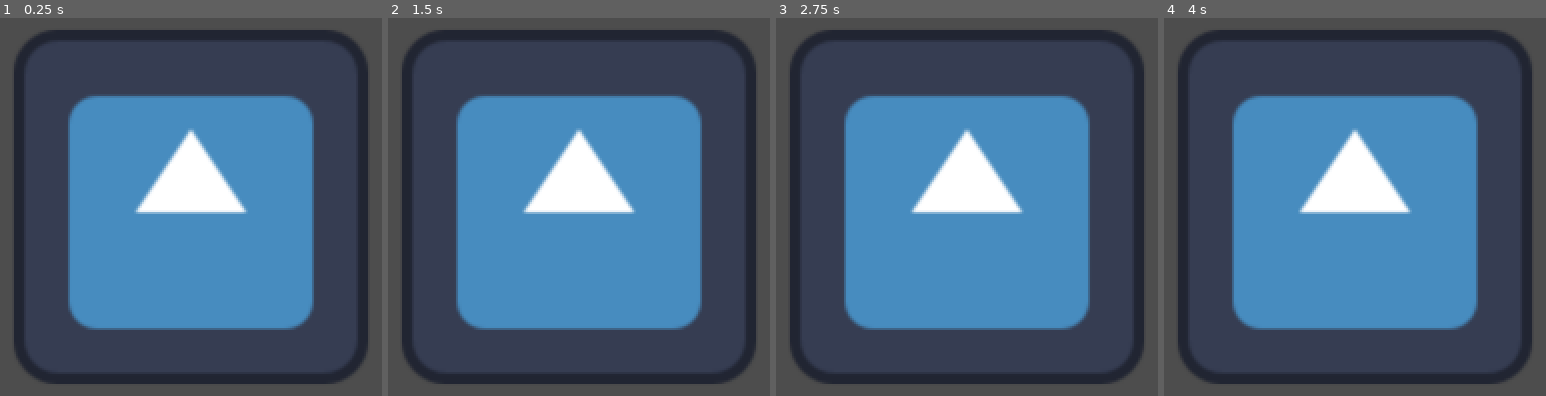
Above: before the commit, frames 1-4 (left to right).
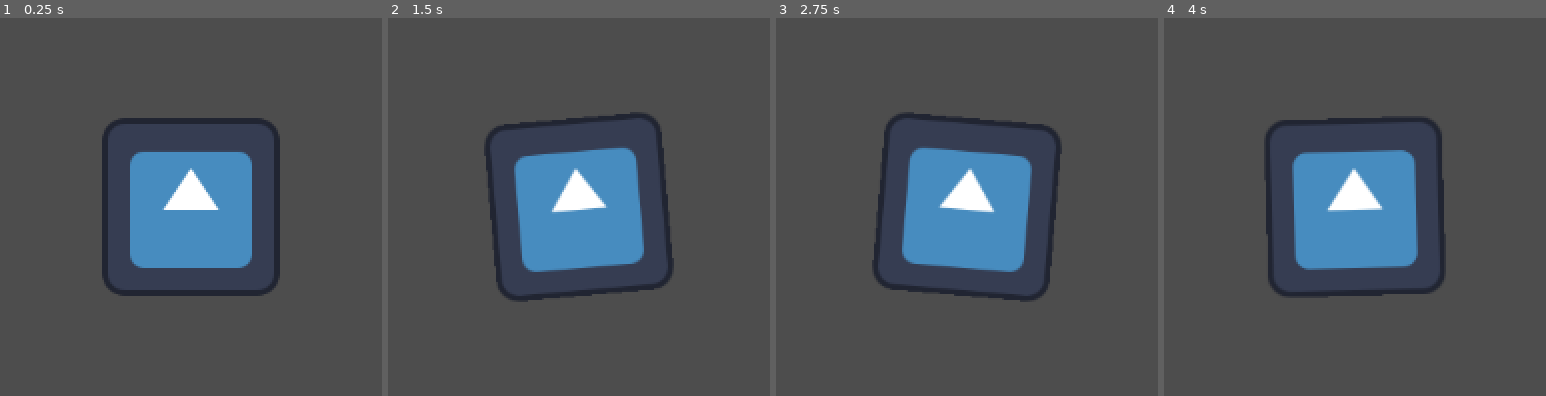
Above: after the commit, the same moments.

Repository: BirdOfAsh/SystemPrototyping
Game: Godot game, scene res://Effect Components/Scenes/effect_test_scene.tscn
Two runs of this game, one before a commit and one after it. Both use one fixed random seed, a clock stepped at 60 frames per second and the inputs below. The project has no main scene, so this scene is started directly. The engine's default icon, where the game draws it, is replaced by a stand-in: a white triangle on a blue panel in a dark square.
Inputs (mouse positions are in pixels of both pictures, inside the frame that each line leads up to):
- Up to frame 1 (0.25 s): no input
- Up to frame 2 (1.5 s): click (579, 207) at 0.5 s; click (579, 207) at 1.25 s
- Up to frame 3 (2.75 s): click (967, 207) at 2 s
- Up to frame 4 (4 s): tap Enter at 2.75 s; move the mouse to (outside the picture) at 2.77 s; move the mouse to (outside the picture) at 3.52 s

The runs differ from the first frame. In frame 1, 43% of the frame differs, in the area x 3-97%, y 3-97%; in frame 2, 44%; in frame 3, 44%; in frame 4, 44%.

Commit message:
Fixed stacking tweens for inactive parameters

Diff:
--- a/Effect Components/Scenes/effect_test_scene.tscn
+++ b/Effect Components/Scenes/effect_test_scene.tscn
@@ -51,7 +51,6 @@
 end_position = Vector2(-300, 200)
 start_rotation = 90.0
 end_rotation = -90.0
-loop = true
 trans_type = 7
 ease_type = 2
 tween_duration = 1.2
@@ -80,17 +79,26 @@
 offset_bottom = 64.0
 grow_horizontal = 2
 grow_vertical = 2
-scale = Vector2(2, 2)
 pivot_offset_ratio = Vector2(0.5, 0.5)
 texture_normal = ExtResource("2_p3a1m")
 
-[node name="ButtonEffectHover" type="Node" parent="TextureButton" unique_id=1449028917 node_paths=PackedStringArray("affected_node")]
+[node name="ButtonEffect2" type="Node" parent="TextureButton" unique_id=1449028917 node_paths=PackedStringArray("affected_node")]
 script = ExtResource("4_xb61r")
 button_effect_type = 4
 affected_node = NodePath("..")
-start_scale = Vector2(2, 2)
-end_scale = Vector2(1, 1)
+start_scale = Vector2(1, 1)
+end_scale = Vector2(1.5, 1.5)
 trans_type = 9
 ease_type = 2
 tween_duration = 0.1
 metadata/_custom_type_script = "uid://mbemlabsnfms"
+
+[node name="ButtonEffect" type="Node" parent="TextureButton" unique_id=645877214 node_paths=PackedStringArray("affected_node")]
+script = ExtResource("4_xb61r")
+affected_node = NodePath("..")
+start_rotation = 5.0
+end_rotation = -5.0
+loop = true
+trans_type = 6
+ease_type = 2
+metadata/_custom_type_script = "uid://mbemlabsnfms"
--- a/Effect Components/Scripts/Effects/control_node_effect.gd
+++ b/Effect Components/Scripts/Effects/control_node_effect.gd
@@ -79,52 +79,57 @@
 		tween.set_loops()
 
 	# Tween the positions if not default
-	tween.tween_property(
-		affected_node,
-		"position:x",
-		end_position.x if end_position.x != INF else affected_node.position.x,
-		tween_duration
-		).from(
-			start_position.x if start_position.x != INF else affected_node.position.x
-			)
-	tween.tween_property(
-		affected_node,
-		"position:y",
-		end_position.y if end_position.y != INF else affected_node.position.y,
-		tween_duration
-		).from(
-			start_position.y if start_position.y != INF else affected_node.position.y
-			)
+	if start_position.x != end_position.x:
+		tween.tween_property(
+			affected_node,
+			"position:x",
+			end_position.x if end_position.x != INF else affected_node.position.x,
+			tween_duration
+			).from(
+				start_position.x if start_position.x != INF else affected_node.position.x
+				)
+	if start_position.y != end_position.y:
+		tween.tween_property(
+			affected_node,
+			"position:y",
+			end_position.y if end_position.y != INF else affected_node.position.y,
+			tween_duration
+			).from(
+				start_position.y if start_position.y != INF else affected_node.position.y
+				)
 
 	# Tween the rotation if not default
-	tween.tween_property(
-		affected_node,
-		"rotation_degrees",
-		end_rotation if end_rotation != INF else affected_node.rotation_degrees,
-		tween_duration
-		).from(
-			start_rotation if start_rotation != INF else affected_node.rotation_degrees
-			)
+	if start_rotation != end_rotation:
+		tween.tween_property(
+			affected_node,
+			"rotation_degrees",
+			end_rotation if end_rotation != INF else affected_node.rotation_degrees,
+			tween_duration
+			).from(
+				start_rotation if start_rotation != INF else affected_node.rotation_degrees
+				)
 
 	# Tween the scale if not default
-	tween.tween_property(
-		affected_node,
-		"scale:x",
-		end_scale.x if end_scale.x != INF else affected_node.scale.x,
-		tween_duration
-		).from(
-			start_scale.x if start_scale.x != INF else affected_node.scale.x
-			)
-	tween.tween_property(
-		affected_node,
-		"scale:y",
-		end_scale.y if end_scale.y != INF else affected_node.scale.y,
-		tween_duration
-		).from(
-			start_scale.y if start_scale.y != INF else affected_node.scale.y
-			)
-
-	# Tween modulate if start_modulate and end_modulate are not the smae
+	if start_scale.x != end_scale.x:
+		tween.tween_property(
+			affected_node,
+			"scale:x",
+			end_scale.x if end_scale.x != INF else affected_node.scale.x,
+			tween_duration
+			).from(
+				start_scale.x if start_scale.x != INF else affected_node.scale.x
+				)
+	if start_scale.y != end_scale.y:
+		tween.tween_property(
+			affected_node,
+			"scale:y",
+			end_scale.y if end_scale.y != INF else affected_node.scale.y,
+			tween_duration
+			).from(
+				start_scale.y if start_scale.y != INF else affected_node.scale.y
+				)
+
+	# Tween modulate if start_modulate and end_modulate are not the same
 	if start_modulate != end_modulate:
 		tween.tween_property(
 			affected_node,
@@ -148,52 +153,57 @@
 func do_tween_backward(reset : bool = false) -> void:
 	# Reset if run only if the do_backwards is run alone
 	if reset:
-		reset_tween()
+		setup_tween()
 	# Tween the positions if not default
-	tween.tween_property(
-		affected_node,
-		"position:x",
-		start_position.x if start_position.x != INF else affected_node.position.x,
-		tween_duration
-		).from(
-			end_position.x if end_position.x != INF else affected_node.position.x
-			)
-	tween.tween_property(
-		affected_node,
-		"position:y",
-		start_position.y if start_position.y != INF else affected_node.position.y,
-		tween_duration
-		).from(
-			end_position.y if end_position.y != INF else affected_node.position.y
-			)
+	if start_position.x != end_position.x:
+		tween.tween_property(
+			affected_node,
+			"position:x",
+			start_position.x if start_position.x != INF else affected_node.position.x,
+			tween_duration
+			).from(
+				end_position.x if end_position.x != INF else affected_node.position.x
+				)
+	if start_position.y != end_position.y:
+		tween.tween_property(
+			affected_node,
+			"position:y",
+			start_position.y if start_position.y != INF else affected_node.position.y,
+			tween_duration
+			).from(
+				end_position.y if end_position.y != INF else affected_node.position.y
+				)
 
 	# Tween the rotation if not default
-	tween.tween_property(
-		affected_node,
-		"rotation_degrees",
-		start_rotation if start_rotation != INF else affected_node.rotation_degrees,
-		tween_duration
-		).from(
-			end_rotation if end_rotation != INF else affected_node.rotation_degrees
-			)
+	if start_rotation != end_rotation:
+		tween.tween_property(
+			affected_node,
+			"rotation_degrees",
+			start_rotation if start_rotation != INF else affected_node.rotation_degrees,
+			tween_duration
+			).from(
+				end_rotation if end_rotation != INF else affected_node.rotation_degrees
+				)
 
 	# Tween the scale if not default
-	tween.tween_property(
-		affected_node,
-		"scale:x",
-		start_scale.x if start_scale.x != INF else affected_node.scale.x,
-		tween_duration
-		).from(
-			end_scale.x if end_scale.x != INF else affected_node.scale.x
-			)
-	tween.tween_property(
-		affected_node,
-		"scale:y",
-		start_scale.y if start_scale.y != INF else affected_node.scale.y,
-		tween_duration
-		).from(
-			end_scale.y if end_scale.y != INF else affected_node.scale.y
-			)
+	if start_scale.x != end_scale.x:
+		tween.tween_property(
+			affected_node,
+			"scale:x",
+			start_scale.x if start_scale.x != INF else affected_node.scale.x,
+			tween_duration
+			).from(
+				end_scale.x if end_scale.x != INF else affected_node.scale.x
+				)
+	if start_scale.x != end_scale.y:
+		tween.tween_property(
+			affected_node,
+			"scale:y",
+			start_scale.y if start_scale.y != INF else affected_node.scale.y,
+			tween_duration
+			).from(
+				end_scale.y if end_scale.y != INF else affected_node.scale.y
+				)
 
 	# Tween modulate if start_modulate and end_modulate are not the smae
 	if start_modulate != end_modulate:
--- a/Effect Components/Scripts/Effects/node2D_effect.gd
+++ b/Effect Components/Scripts/Effects/node2D_effect.gd
@@ -76,50 +76,55 @@
 	if loop:
 		tween.set_loops()
 	# Tween the positions if not default
-	tween.tween_property(
-		affected_node,
-		"position:x",
-		end_position.x if end_position.x != INF else affected_node.position.x,
-		tween_duration
-		).from(
-			start_position.x if start_position.x != INF else affected_node.position.x
-			)
-	tween.tween_property(
-		affected_node,
-		"position:y",
-		end_position.y if end_position.y != INF else affected_node.position.y,
-		tween_duration
-		).from(
-			start_position.y if start_position.y != INF else affected_node.position.y
-			)
+	if start_position.x != end_position.x:
+		tween.tween_property(
+			affected_node,
+			"position:x",
+			end_position.x if end_position.x != INF else affected_node.position.x,
+			tween_duration
+			).from(
+				start_position.x if start_position.x != INF else affected_node.position.x
+				)
+	if start_position.y != end_position.y:
+		tween.tween_property(
+			affected_node,
+			"position:y",
+			end_position.y if end_position.y != INF else affected_node.position.y,
+			tween_duration
+			).from(
+				start_position.y if start_position.y != INF else affected_node.position.y
+				)
 
 	# Tween the rotation if not default
-	tween.tween_property(
-		affected_node,
-		"rotation_degrees",
-		end_rotation if end_rotation != INF else affected_node.rotation_degrees,
-		tween_duration
-		).from(
-			start_rotation if start_rotation != INF else affected_node.rotation_degrees
-			)
+	if start_rotation != end_rotation:
+		tween.tween_property(
+			affected_node,
+			"rotation_degrees",
+			end_rotation if end_rotation != INF else affected_node.rotation_degrees,
+			tween_duration
+			).from(
+				start_rotation if start_rotation != INF else affected_node.rotation_degrees
+				)
 
 	# Tween the scale if not default
-	tween.tween_property(
-		affected_node,
-		"scale:x",
-		end_scale.x if end_scale.x != INF else affected_node.scale.x,
-		tween_duration
-		).from(
-			start_scale.x if start_scale.x != INF else affected_node.scale.x
-			)
-	tween.tween_property(
-		affected_node,
-		"scale:y",
-		end_scale.y if end_scale.y != INF else affected_node.scale.y,
-		tween_duration
-		).from(
-			start_scale.y if start_scale.y != INF else affected_node.scale.y
-			)
+	if start_scale.x != end_scale.x:
+		tween.tween_property(
+			affected_node,
+			"scale:x",
+			end_scale.x if end_scale.x != INF else affected_node.scale.x,
+			tween_duration
+			).from(
+				start_scale.x if start_scale.x != INF else affected_node.scale.x
+				)
+	if start_scale.y != end_scale.y:
+		tween.tween_property(
+			affected_node,
+			"scale:y",
+			end_scale.y if end_scale.y != INF else affected_node.scale.y,
+			tween_duration
+			).from(
+				start_scale.y if start_scale.y != INF else affected_node.scale.y
+				)
 
 	# Tween modulate if start_modulate and end_modulate are not the smae
 	if start_modulate != end_modulate:
@@ -133,7 +138,7 @@
 		)
 
 	if loop:
-		#tween.chain()
+		tween.chain()
 
 		do_tween_backward()
 
@@ -148,50 +153,55 @@
 		reset_tween()
 
 	# Tween the positions if not default
-	tween.chain().tween_property(
-		affected_node,
-		"position:x",
-		start_position.x if start_position.x != INF else affected_node.position.x,
-		tween_duration
-		).from(
-			end_position.x if end_position.x != INF else affected_node.position.x
-			)
-	tween.tween_property(
-		affected_node,
-		"position:y",
-		start_position.y if start_position.y != INF else affected_node.position.y,
-		tween_duration
-		).from(
-			end_position.y if end_position.y != INF else affected_node.position.y
-			)
+	if start_position.x != end_position.x:
+		tween.tween_property(
+			affected_node,
+			"position:x",
+			start_position.x if start_position.x != INF else affected_node.position.x,
+			tween_duration
+			).from(
+				end_position.x if end_position.x != INF else affected_node.position.x
+				)
+	if start_position.y != end_position.y:
+		tween.tween_property(
+			affected_node,
+			"position:y",
+			start_position.y if start_position.y != INF else affected_node.position.y,
+			tween_duration
+			).from(
+				end_position.y if end_position.y != INF else affected_node.position.y
+				)
 
 	# Tween the rotation if not default
-	tween.tween_property(
-		affected_node,
-		"rotation_degrees",
-		start_rotation if start_rotation != INF else affected_node.rotation_degrees,
-		tween_duration
-		).from(
-			end_rotation if end_rotation != INF else affected_node.rotation_degrees
-			)
+	if start_rotation != end_rotation:
+		tween.tween_property(
+			affected_node,
+			"rotation_degrees",
+			start_rotation if start_rotation != INF else affected_node.rotation_degrees,
+			tween_duration
+			).from(
+				end_rotation if end_rotation != INF else affected_node.rotation_degrees
+				)
 
 	# Tween the scale if not default
-	tween.tween_property(
-		affected_node,
-		"scale:x",
-		start_scale.x if start_scale.x != INF else affected_node.scale.x,
-		tween_duration
-		).from(
-			end_scale.x if end_scale.x != INF else affected_node.scale.x
-			)
-	tween.tween_property(
-		affected_node,
-		"scale:y",
-		start_scale.y if start_scale.y != INF else affected_node.scale.y,
-		tween_duration
-		).from(
-			end_scale.y if end_scale.y != INF else affected_node.scale.y
-			)
+	if start_scale.x != end_scale.x:
+		tween.tween_property(
+			affected_node,
+			"scale:x",
+			start_scale.x if start_scale.x != INF else affected_node.scale.x,
+			tween_duration
+			).from(
+				end_scale.x if end_scale.x != INF else affected_node.scale.x
+				)
+	if start_scale.x != end_scale.y:
+		tween.tween_property(
+			affected_node,
+			"scale:y",
+			start_scale.y if start_scale.y != INF else affected_node.scale.y,
+			tween_duration
+			).from(
+				end_scale.y if end_scale.y != INF else affected_node.scale.y
+				)
 
 	# Tween modulate if start_modulate and end_modulate are not the smae
 	if start_modulate != end_modulate:
